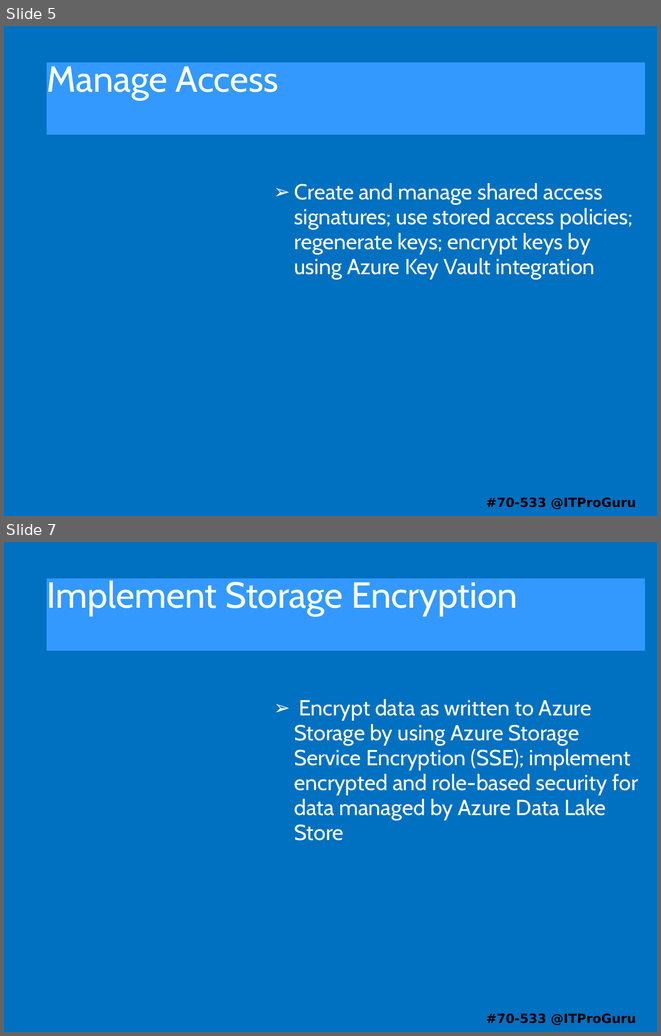
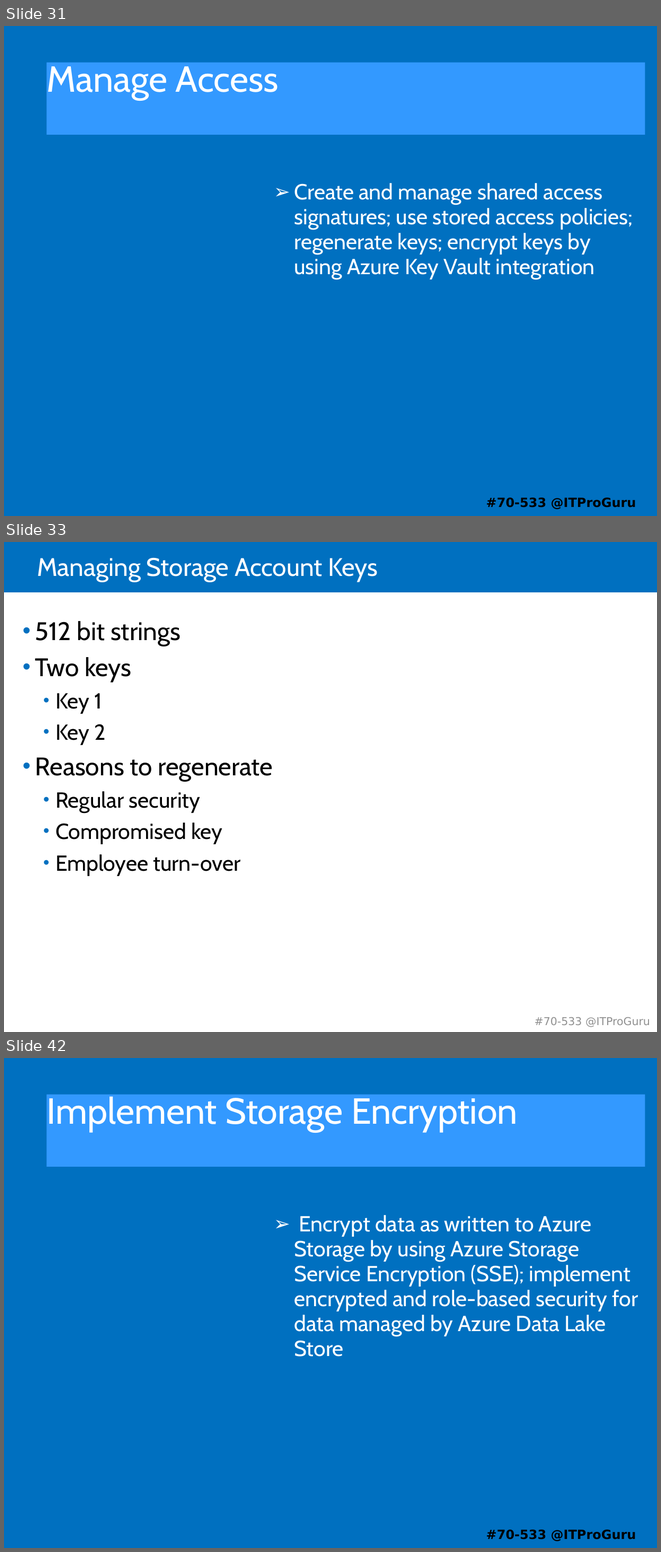
Before and after one commit to guruskill/70-533, a slide deck: 70-533-03-Storage.pptx. Shown one above the other, each under a label of ours: slides 5 and 7 before the commit, slides 31, 33 and 42 after it; the slides between them are not shown. The pictures are 661x1036 and 661x1552 pixels, drawn with LibreOffice and Linux fonts; fonts in the diff are those of the drawing. Boxes give left, top, right and bottom in pixels: in the first picture for what was removed or moved away, otherwise in the second. Text is boxed around its words. In the diff, an @@ line names an element or a change of style, - is before the commit and + after.

Commit message:
Add Storage first draft

```diff
--- a/70-533-03-Storage.pptx
+++ b/70-533-03-Storage.pptx
@@ slide 33 added at (4,542,657,1032), background #FFFFFF @@
@@ rectangle added at (4,542,657,592), fill #0070C0 @@
@@ title added at (37,557,378,582), 28 pt, text #FFFFFF @@
+Managing Storage Account Keys
@@ text added at (35,621,273,876), 24 pt, text #000000 @@
+• 512 bit strings
+• Two keys
+  • Key 1
+  • Key 2
+• Reasons to regenerate
+  • Regular security
+  • Compromised key
+  • Employee turn-over
@@ text added at (535,1017,650,1027), 12 pt, text #909090 @@
+#70-533 @ITProGuru
@@ what was slide 5 is now slide 31 @@
@@ what was slide 7 is now slide 42 @@
```
Also in this commit, not shown: 1 slide changed, 52 other slides added, 4 slides removed.
